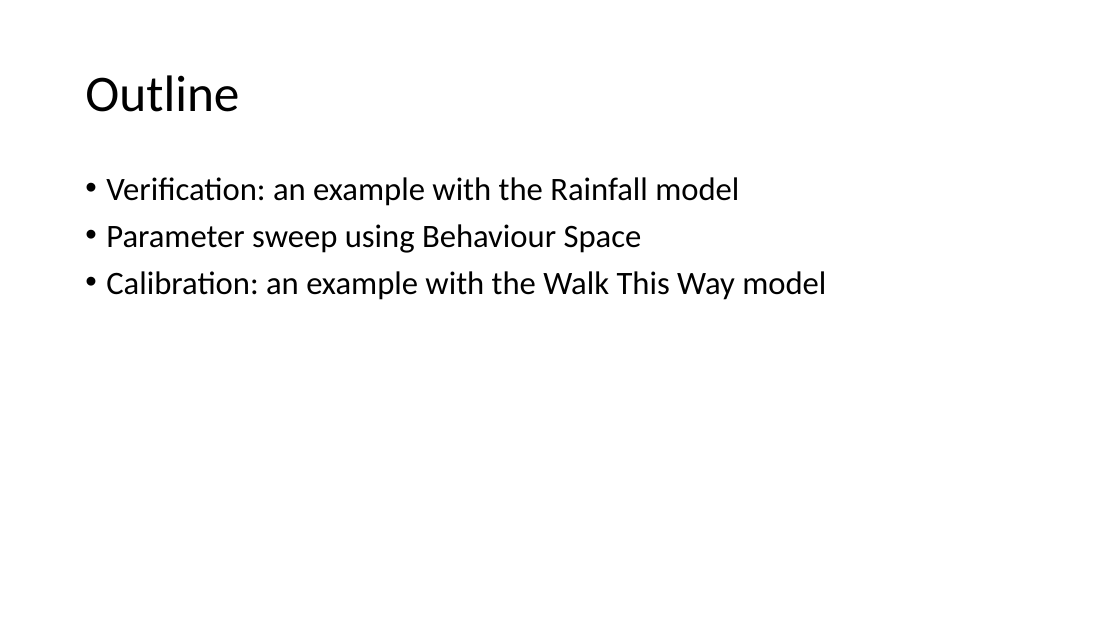
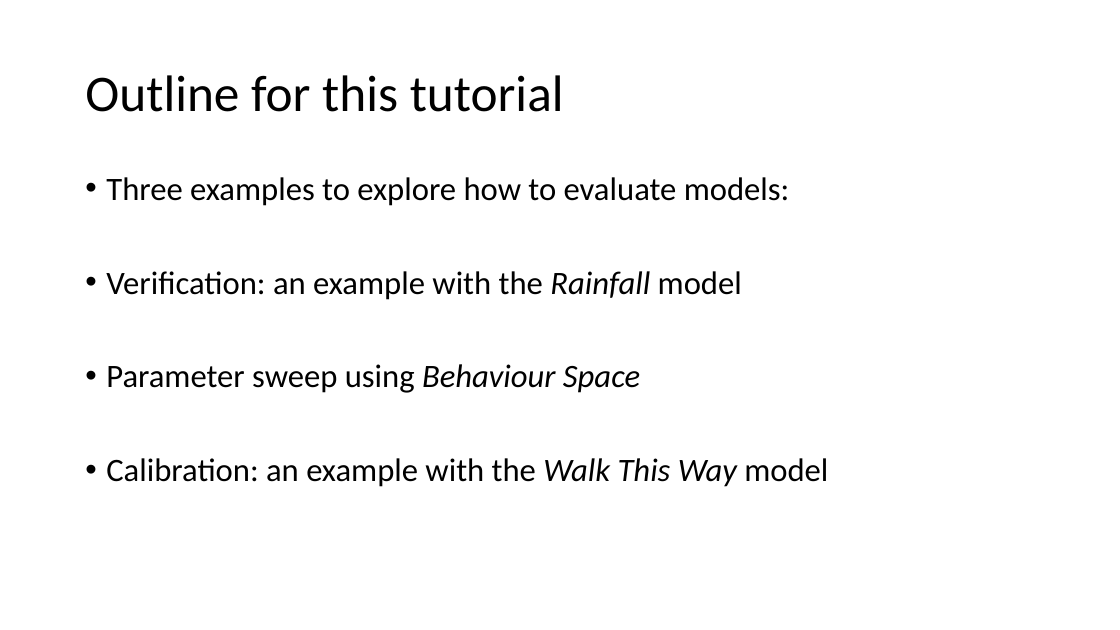
Before and after one commit to abmgis/abmgis, a slide deck: slide 3 of Chapter10-EvaluatingModels/Chapter10_Tutorial.pptx (slide 2 before the commit). Drawn at 1120x630 pixels with LibreOffice and Linux fonts; fonts in the diff are those of the drawing. Boxes give left, top, right and bottom in pixels: in the first picture for what was removed or moved away, otherwise in the second. Text is boxed around its words. In the diff, an @@ line names an element or a change of style, - is before the commit and + after.

Commit message:
adding verification (rainfall) example

```diff
--- a/Chapter10-EvaluatingModels/Chapter10_Tutorial.pptx
+++ b/Chapter10-EvaluatingModels/Chapter10_Tutorial.pptx
@@ title at bbox=[85, 75, 564, 112]: text changed @@
-Outline
+Outline for this tutorial
@@ text at bbox=[106, 177, 790, 206]: paragraph added @@
+• Three examples to explore how to evaluate models:
@@ text at bbox=[106, 271, 828, 487]: italic on in "Rainfall", "Behaviour Space", "Walk This Way" @@
```
Also in this commit, not shown: 1 other slide changed, 2 slides added.
